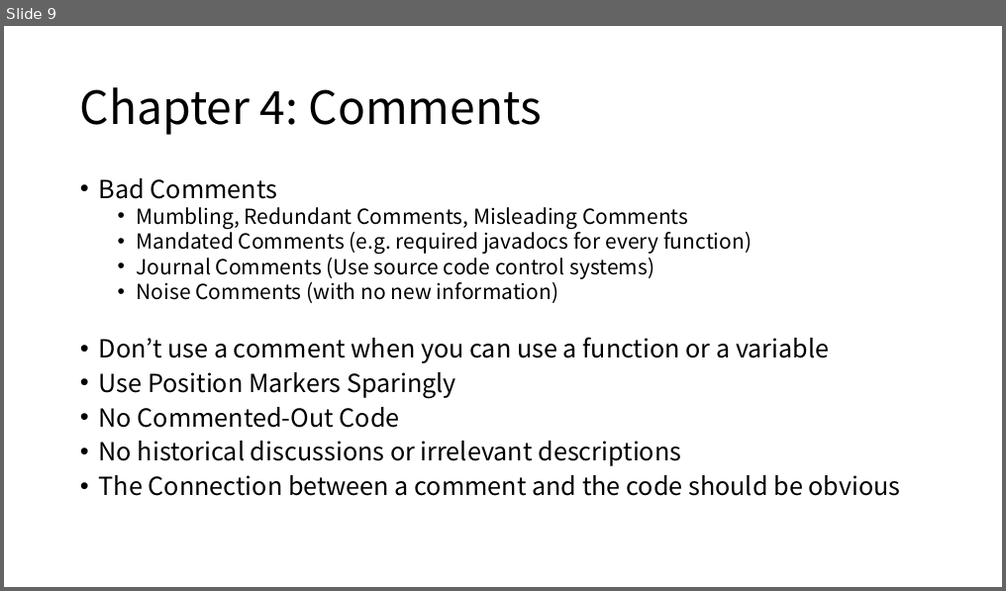
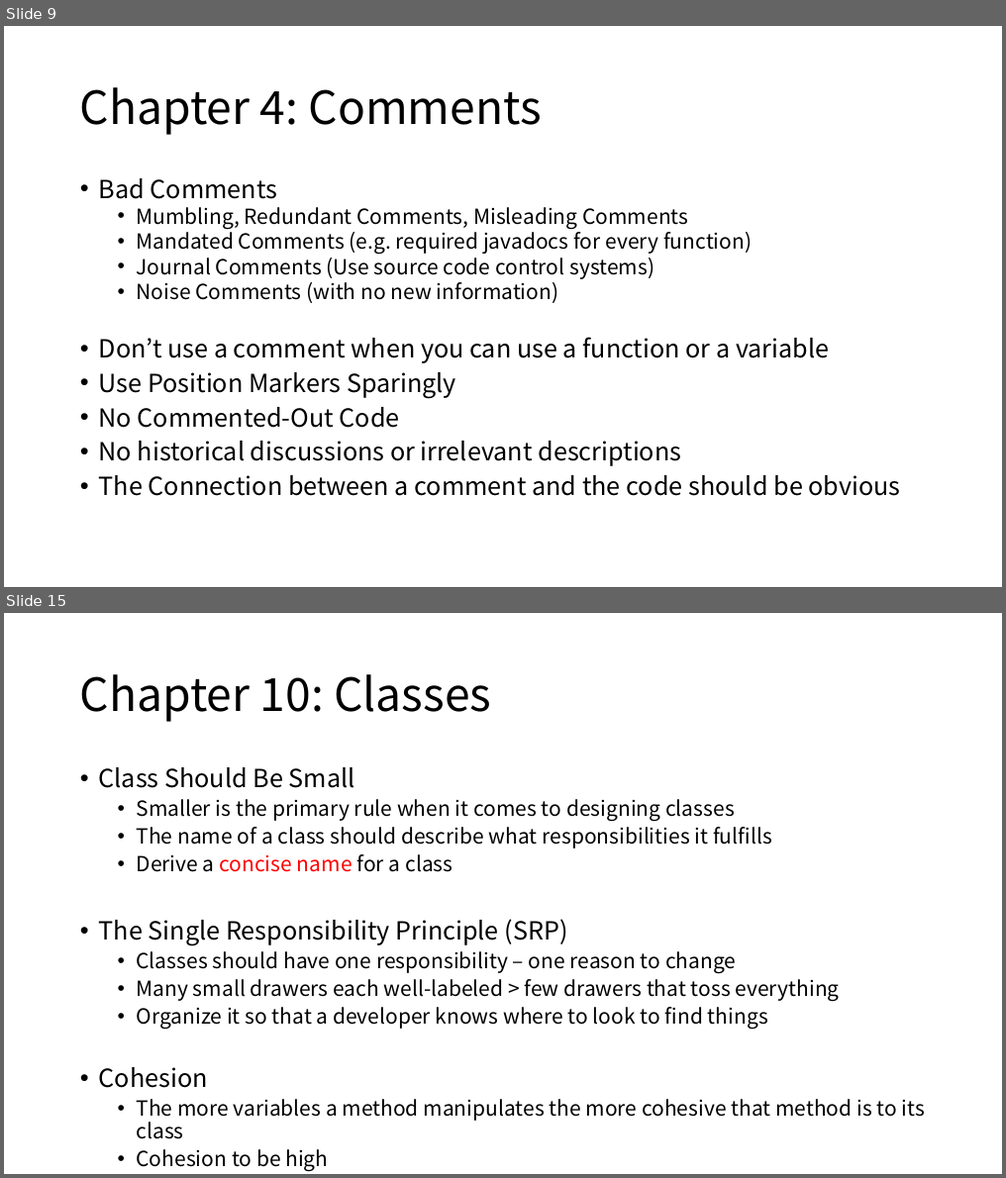
Before and after one commit to Eyebrowmoon/CS490, a slide deck: cleanCode1.pptx. Shown one above the other, each under a label of ours: slide 9 before the commit, slides 9 and 15 after it; the slides between them are not shown. The pictures are 1006x591 and 1006x1178 pixels, drawn with LibreOffice and Linux fonts; fonts in the diff are those of the drawing. Boxes give left, top, right and bottom in pixels: in the first picture for what was removed or moved away, otherwise in the second. Text is boxed around its words. In the diff, an @@ line names an element or a change of style, - is before the commit and + after.

Commit message:
Clean Code Chapter 7, 9, 10 Done

```diff
--- a/cleanCode1.pptx
+++ b/cleanCode1.pptx
@@ slide 15 added at box(4, 613, 1002, 1174), background #FFFFFF @@
@@ title added at box(80, 674, 491, 722), 44 pt, text #000000 @@
+Chapter 10: Classes
@@ text added at box(99, 767, 925, 1171), 20 pt, text #000000 @@
+• Class Should Be Small
+  • Smaller is the primary rule when it comes to designing classes
+  • The name of a class should describe what responsibilities it fulfills
+  • Derive a concise name for a class
+• The Single Responsibility Principle (SRP)
+  • Classes should have one responsibility – one reason to change
+  • Many small drawers each well-labeled > few drawers that toss everything
+  • Organize it so that a developer knows where to look to find things
+• Cohesion
+  • The more variables a method manipulates the more cohesive that method is to its class
+  • Cohesion to be high
```
Also in this commit, not shown: 4 slides changed, 3 other slides added.
